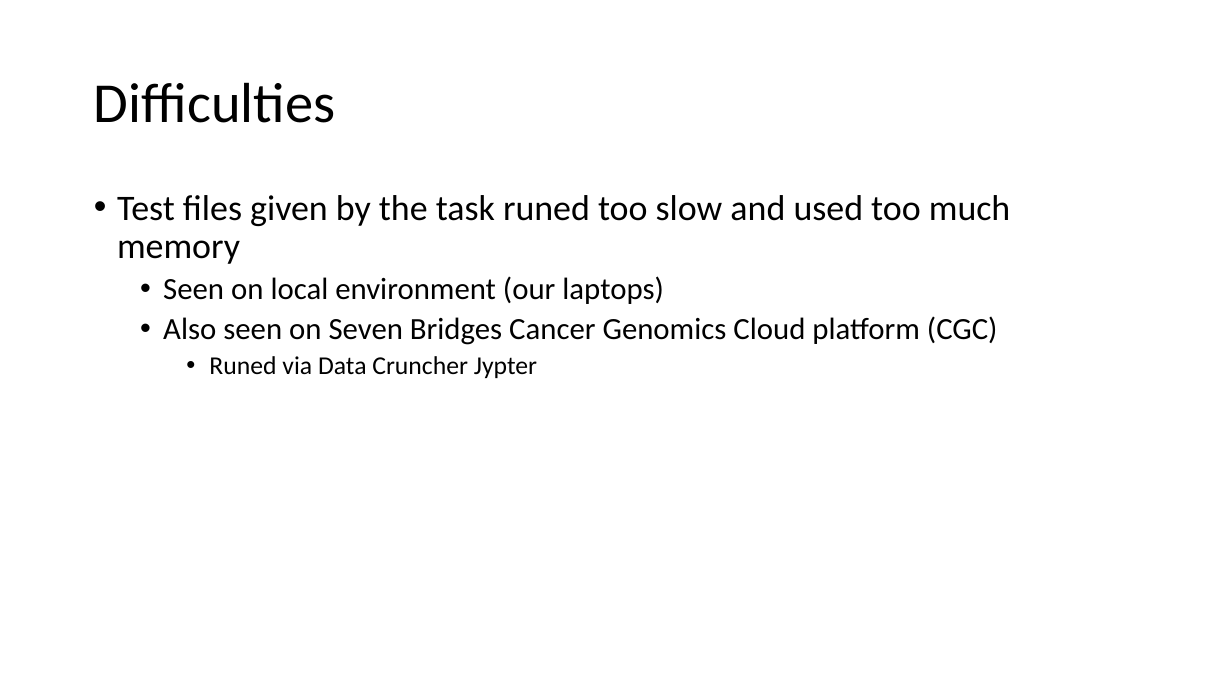
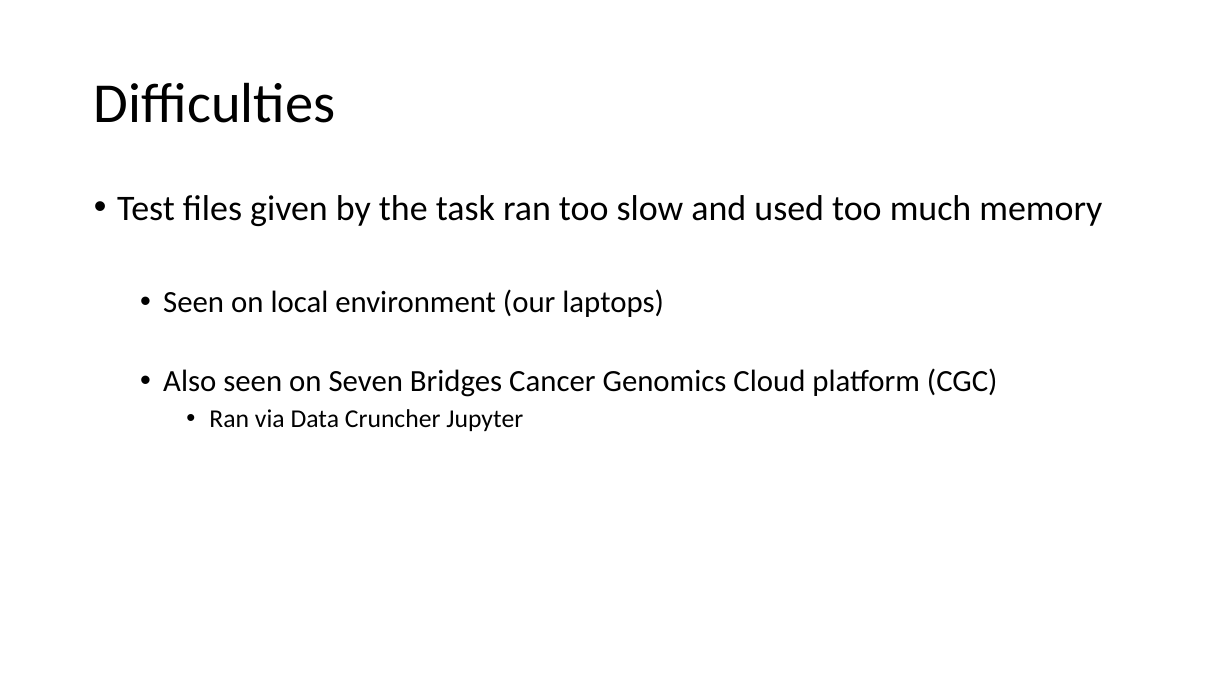
Before and after one commit to VasilijeBecic/GenI2022Pro, a slide deck: slide 10 of GIPresentation.pptx (slide 11 before the commit). Drawn at 1232x693 pixels with LibreOffice and Linux fonts; fonts in the diff are those of the drawing. Boxes give left, top, right and bottom in pixels: in the first picture for what was removed or moved away, otherwise in the second. Text is boxed around its words. In the diff, an @@ line names an element or a change of style, - is before the commit and + after.

```diff
--- a/GIPresentation.pptx
+++ b/GIPresentation.pptx
@@ text at box(117, 195, 1102, 226): text changed @@
-• Test files given by the task runed too slow and used too much memory
+• Test files given by the task ran too slow and used too much memory
@@ text at box(209, 409, 523, 431): text changed @@
-    • Runed via Data Cruncher Jypter
+    • Ran via Data Cruncher Jupyter
```
Also in this commit, not shown: 6 other slides changed, 1 slide removed, 1 other file.
